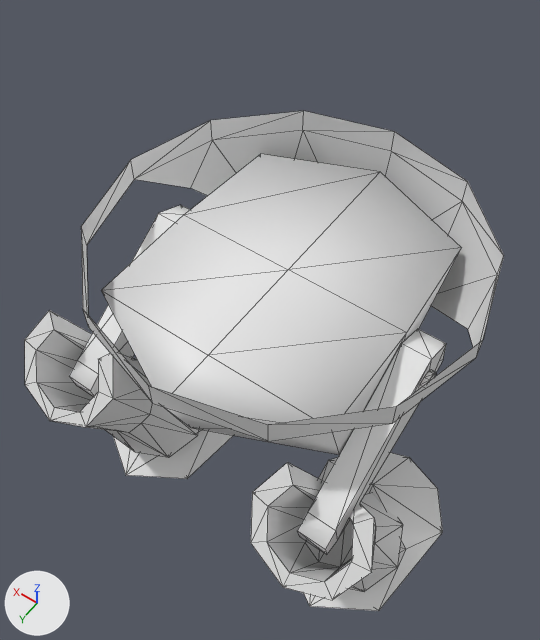
The Blender file Blender/TechnoEmperor.blend, before and after one commit.
Camera for both pictures: a 50 mm lens placed at (-10.2, 15.5, 34.1), pointed at (0.5, 0.4, 10.4). Arrows for +X, +Y and +Z are at lower left; the lights stay in place. Mesh edges are drawn as thin lines.

In view in the first picture: 'meshCockpit', 'meshTechnoMech'.
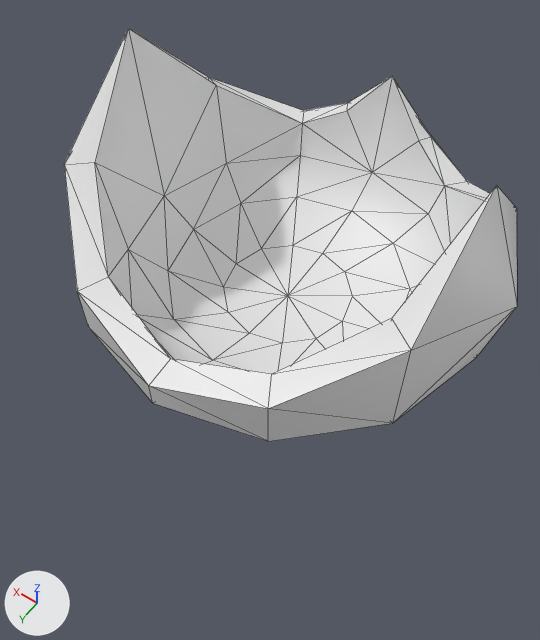
What the commit changed:
me_mesh_00_001 has 259 vertices, 458 faces and spans x -6.7..8.3, y -8.7..8.8, z -0.1..13.4.
me_mesh_00_001 is used by ob_meshtechnomech; location (0.0, 0.0, 0.02); rotation (0.0, 0.0, 1.571), in degrees (0, 0, 90).
Verts and faces of me_mesh_00_001; kept vertices keep their numbers, new ones are numbered from 259.
Before the commit, vertices of me_mesh_00_001: 0 (7.2, 0.0, 13.4) at pixel (161, 405), 17 (0.0, 5.0, 13.4) at pixel (406, 332), 18 (0.0, -5.0, 13.4) at pixel (183, 214), 19 (4.7, 5.0, 13.4), 20 (4.7, -5.0, 13.4) at pixel (101, 290).
Before the commit, vertices of me_mesh_00_001: 21 (4.8, 0.0, 13.4) at pixel (208, 355), 22 (-6.7, 0.0, 13.4) at pixel (380, 171), 23 (-4.7, 4.7, 13.4) at pixel (461, 247), 24 (-4.7, -4.7, 13.4) at pixel (260, 153), 25 (0.0, 0.0, 13.4) at pixel (288, 269).
Part 1, on me_mesh_00_001:
Vertices deleted: 21, 25 (with the faces that use them).
Faces deleted: (18, 22, 24).
me_circle_001 is used by ob_meshcockpit; location (0.0, 0.0, 0.0).
me_circle_001 had 29 vertices, 34 faces and spanned x -7.5..7.5, y -7.5..7.5, z 8.1..14.9.
me_circle_001 now has 119 vertices, 222 faces and spans x -8.1..8.1, y -8.3..7.5, z 8.1..20.9.
Part 2, on me_circle_001:
10 vertices are removed from x -7.5..7.5, y -7.5..6.5, z 13.9..14.9.
24 faces are deleted.
100 vertices are added at x -8.1..8.1, y -8.3..6.5, z 11.1..20.9.
212 new faces join them.
me_circle_001 now uses material mat_mattechnomech (white #e7e7e7).
Object 'meshTechnoMech' (ob_meshtechnomech) is now hidden.

Pixel boxes [x1, y1, x2, y2] of what changed, in the pictures (540 x 640 px):
'meshCockpit', reshaped (7% wider, 25% taller): before [81, 111, 504, 442]; after [64, 28, 517, 442]
'meshTechnoMech', hidden: before [25, 154, 461, 611]
part 1 of me_mesh_00_001, deleted: before [101, 154, 461, 423]
